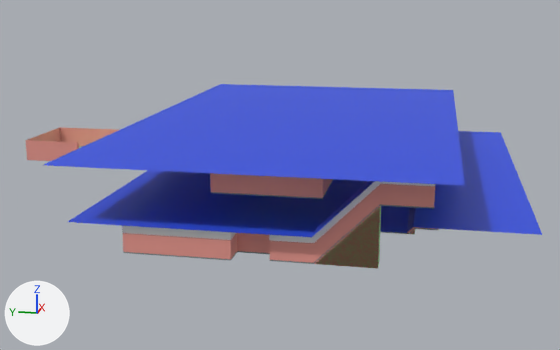
The Blender file assets/environment/level_one.blend: old version first, new version second.
Camera for both pictures: a 50 mm lens placed at (-66.6, -2.7, 21.1), pointed at (13.5, 13.4, 1.1). Every picture has the same lights, and +X, +Y and +Z are marked at lower left.

The older version as bpy lines, for what is in view:
```python
me_cube = bpy.data.meshes.new('Cube')
me_cube.from_pydata(...)  # 108 vertices, 56 faces; spans x -0.75..0.75, y -2.5..2.5, z -2.5..2.5
me_cube.materials.append(mat_floor)  # green #b3e7a3
me_plane = bpy.data.meshes.new('Plane')
me_plane.from_pydata(...)  # 1254 vertices, 1148 faces; spans x -10.5..37.0, y -3.5..26.5, z 0.0..7.5
# faces by material slot: [394, 215, 390, 149]
me_plane.materials.append(mat_walls)  # pink #e7978d
me_plane.materials.append(mat_floor)  # green #b3e7a3
me_plane.materials.append(mat_baseboard)  # grey #82888d
me_plane.materials.append(mat_wall_top)  # white #e7e7e7
me_plane_003 = bpy.data.meshes.new('Plane.003')
me_plane_003.from_pydata([(-12.5, -27.0, 2.5), (39.0, -27.0, 2.5), (39.0, 5.0, 2.5), (-12.5, 5.0, 2.5)], [], [(0, 1, 2, 3)])
me_plane_003.materials.append(mat_cealing)  # blue #294ee7
me_plane_005 = bpy.data.meshes.new('Plane.005')
me_plane_005.from_pydata(...)  # 22 vertices, 11 faces; spans x -15.0..35.0, y -15.0..22.0, z -5.0..0.0
me_plane_005.materials.append(mat_cealing)  # blue #294ee7
ob_cealing = bpy.data.objects.new('cealing', me_plane_005)
ob_cealing.location = (4.0, 11.0, 2.5)
ob_cealing.rotation_euler = (3.142, 0.0, 0.0)  # degrees (180, 0, 0)
ob_cealing_top = bpy.data.objects.new('cealing_top', me_plane_003)
ob_cealing_top.location = (0.0, 0.0, 10.0)
ob_cealing_top.rotation_euler = (3.142, 0.0, 0.0)  # degrees (180, 0, 0)
ob_floor_col = bpy.data.objects.new('floor-col', me_plane)
ob_floor_col.location = (0.0, 0.0, 0.0)
ob_stairs_02 = bpy.data.objects.new('stairs_02', me_cube)
ob_stairs_02.location = (-9.25, 3.5, 2.5)
# also in view: 'room' at (23.8, 42.0, 1.2)
```
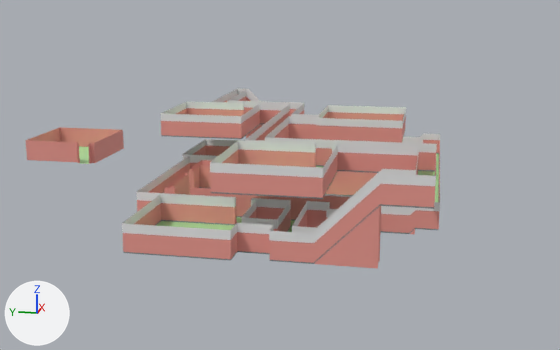
Boxes [x1, y1, x2, y2] around the edits, measured in the pictures (560 x 350 px):
'cealing_top', hidden (blue): before [44, 84, 465, 186]
'cealing', hidden (blue): before [68, 131, 542, 237]
'stairs_02', hidden: before [316, 206, 381, 268]
'floor-col', unchanged, uncovered by the edit: before [122, 173, 438, 268]; after [122, 88, 440, 268]

The edits, one by one:
Object 'cealing' (ob_cealing) is now hidden.
Object 'stairs_02' (ob_stairs_02) is now hidden.
Object 'cealing_top' (ob_cealing_top) is now hidden.
